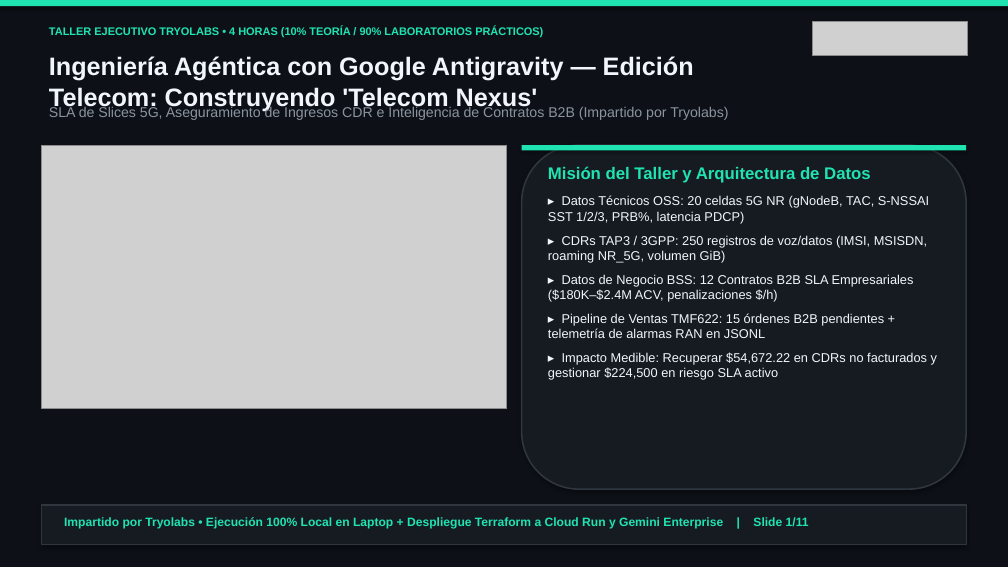
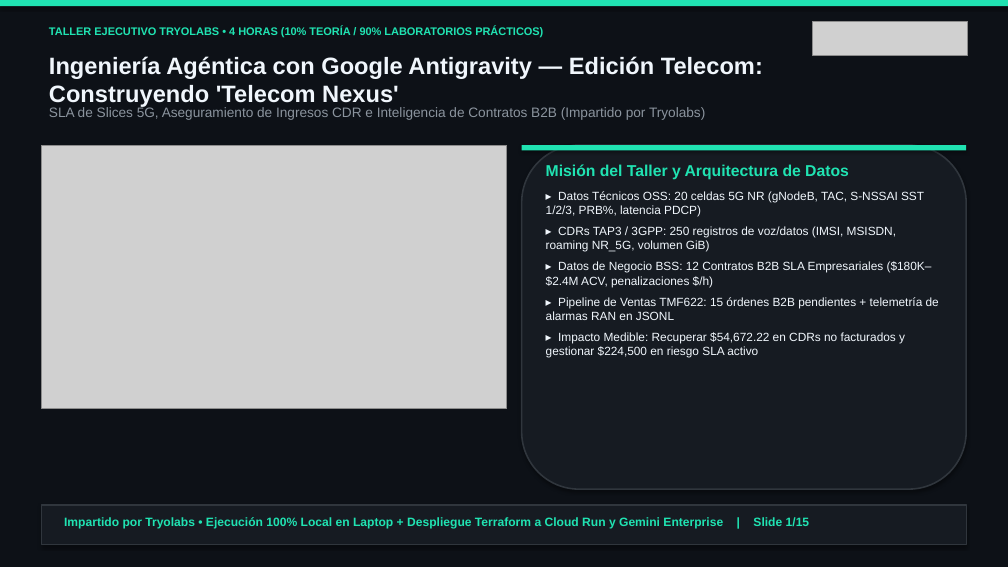
Before and after one commit to tryolabs/antigravity-workshop-telecom, a slide deck: slide 1 of slides/antigravity_telecom_workshop_es.pptx. Drawn at 1008x567 pixels with LibreOffice and Linux fonts; fonts in the diff are those of the drawing; grey boxes stand for pictures. Boxes give left, top, right and bottom in pixels: in the first picture for what was removed or moved away, otherwise in the second. Text is boxed around its words. In the diff, an @@ line names an element or a change of style, - is before the commit and + after.

Commit message:
Add Tryolabs-branded Lab Instruction PDFs, branded docs, and 15-slide presentations with Lab Objectives, What You Will Build & Step-by-Step Instructions

```diff
--- a/slides/antigravity_telecom_workshop_es.pptx
+++ b/slides/antigravity_telecom_workshop_es.pptx
@@ text "Ingeniería Agéntica con Google Antigravity ..." at box(49, 56, 763, 107): size 24 to 22.5 pt @@
@@ text "SLA de Slices 5G, Aseguramiento ..." at box(49, 106, 705, 120): size 13.5 to 13 pt @@
@@ text "Misión del Taller y Arquitectura ..." at box(546, 164, 939, 358): size 16 to 15 pt in "Misión del Taller y Arquitectura de Datos"; size 12.2 to 11.3 pt; less space between paragraphs @@
@@ text at box(64, 517, 810, 528): text changed @@
-Impartido por Tryolabs • Ejecución 100% Local en Laptop + Despliegue Terraform a Cloud Run y Gemini Enterprise | Slide 1/11
+Impartido por Tryolabs • Ejecución 100% Local en Laptop + Despliegue Terraform a Cloud Run y Gemini Enterprise | Slide 1/15
```
Also in this commit, not shown: 10 other slides changed, 4 slides added, 33 other files.
